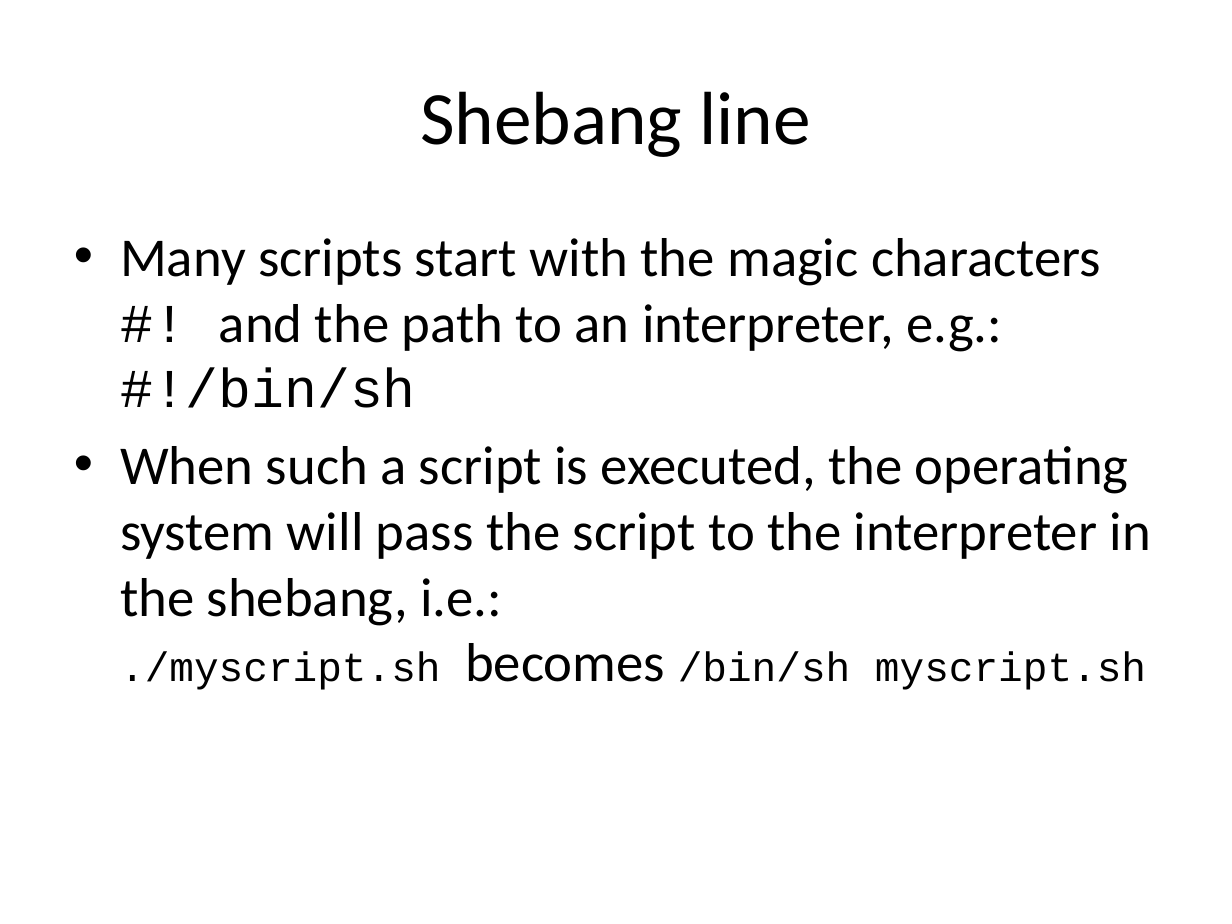
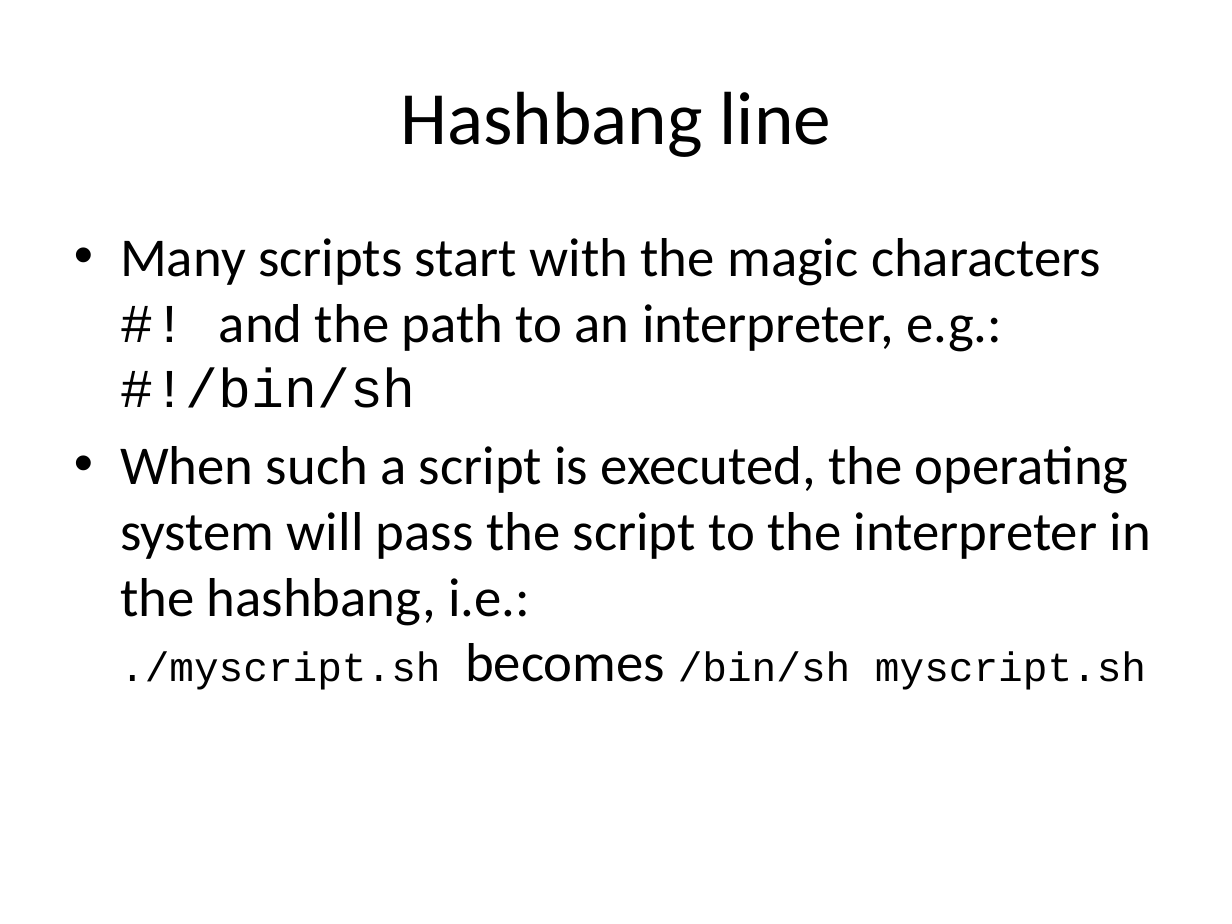
Before and after one commit to naturalis/arangs, a slide deck: slide 7 of doc/slides/day2/session1/CLIScripting.pptx. Drawn at 1232x924 pixels with LibreOffice and Linux fonts; fonts in the diff are those of the drawing. Boxes give left, top, right and bottom in pixels: in the first picture for what was removed or moved away, otherwise in the second. Text is boxed around its words. In the diff, an @@ line names an element or a change of style, - is before the commit and + after.

Commit message:
slight tweaks to exercies, and the template bash script

```diff
--- a/doc/slides/day2/session1/CLIScripting.pptx
+++ b/doc/slides/day2/session1/CLIScripting.pptx
@@ title at [400, 91, 831, 157]: text changed @@
-Shebang line
+Hashbang line
@@ text at [120, 446, 1151, 690]: text changed @@
-• When such a script is executed, the operating system will pass the script to the interpreter in the shebang, i.e.:
-  ./myscript.sh becomes /bin/sh myscript.sh
+• When such a script is executed, the operating system will pass the script to the interpreter in the hashbang, i.e.:
+  ./myscript.sh becomes /bin/sh myscript.sh
```
Also in this commit, not shown: 7 other slides changed, 4 other files.
